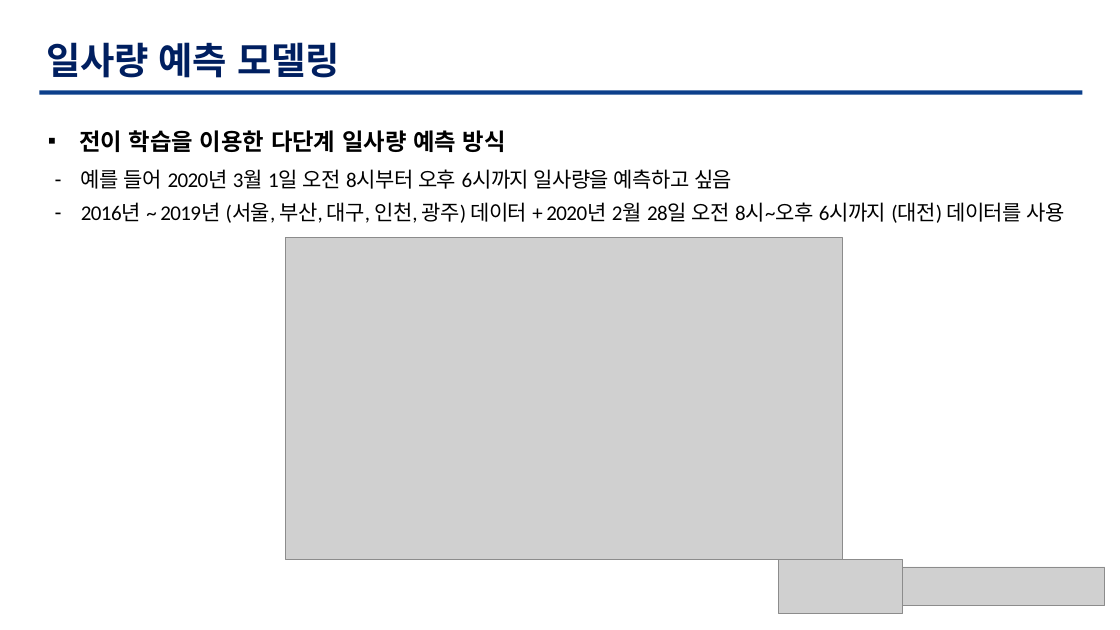
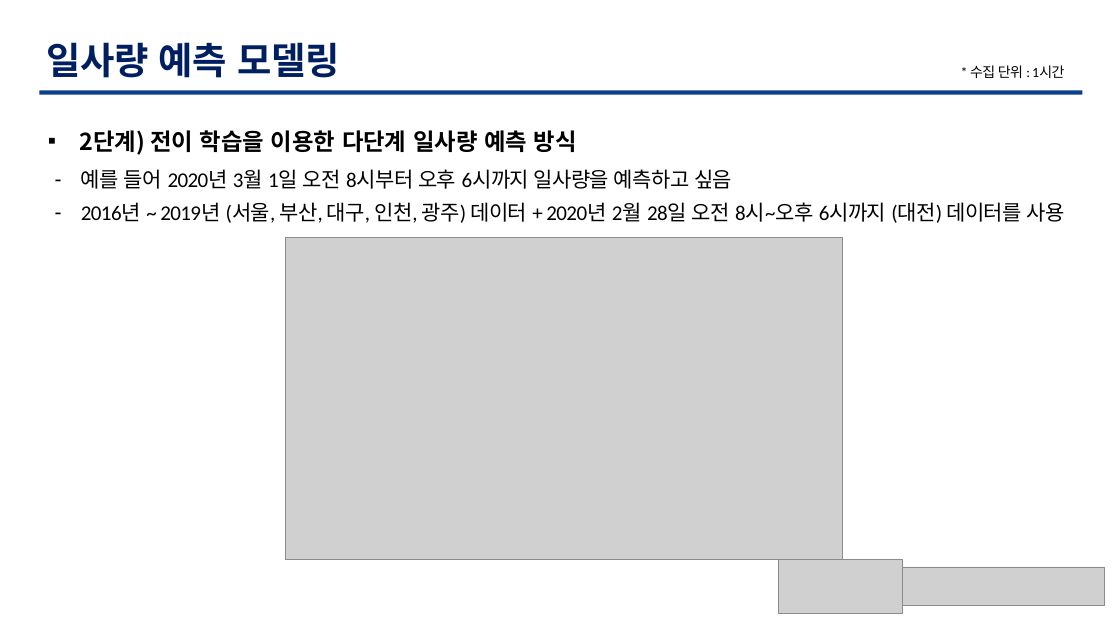
Before and after one commit to TaegyuHan/Solar_radiation_prediction_model, a slide deck: slide 9 of KICS_PT/[KICS] 모델 poster.pptx. Drawn at 1120x630 pixels with LibreOffice and Linux fonts; fonts in the diff are those of the drawing; grey boxes stand for pictures. Boxes give left, top, right and bottom in pixels: in the first picture for what was removed or moved away, otherwise in the second. Text is boxed around its words. In the diff, an @@ line names an element or a change of style, - is before the commit and + after.

```diff
--- a/KICS_PT/[KICS] 모델 poster.pptx
+++ b/KICS_PT/[KICS] 모델 poster.pptx
@@ text added at bbox=[970, 65, 1064, 78], 12 pt, text #000000 @@
+* 수집 단위 : 1시간
@@ text at bbox=[79, 130, 577, 155]: text changed @@
-▪ 전이 학습을 이용한 다단계 일사량 예측 방식
+▪ 2단계) 전이 학습을 이용한 다단계 일사량 예측 방식
```
Also in this commit, not shown: 5 other slides changed, 3 slides added, 3 slides removed.
